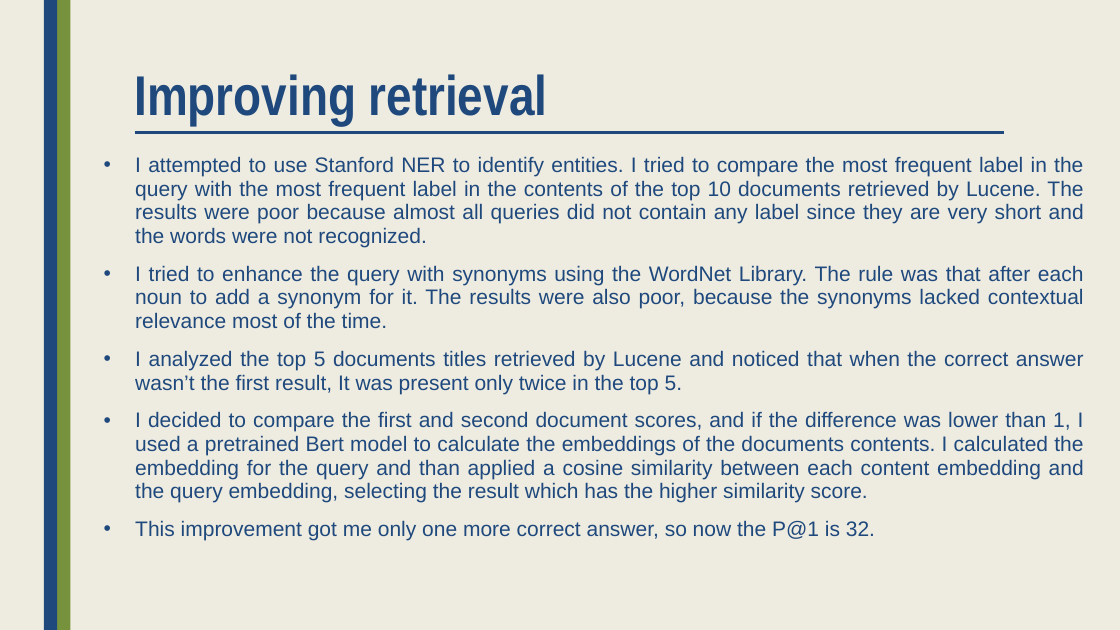
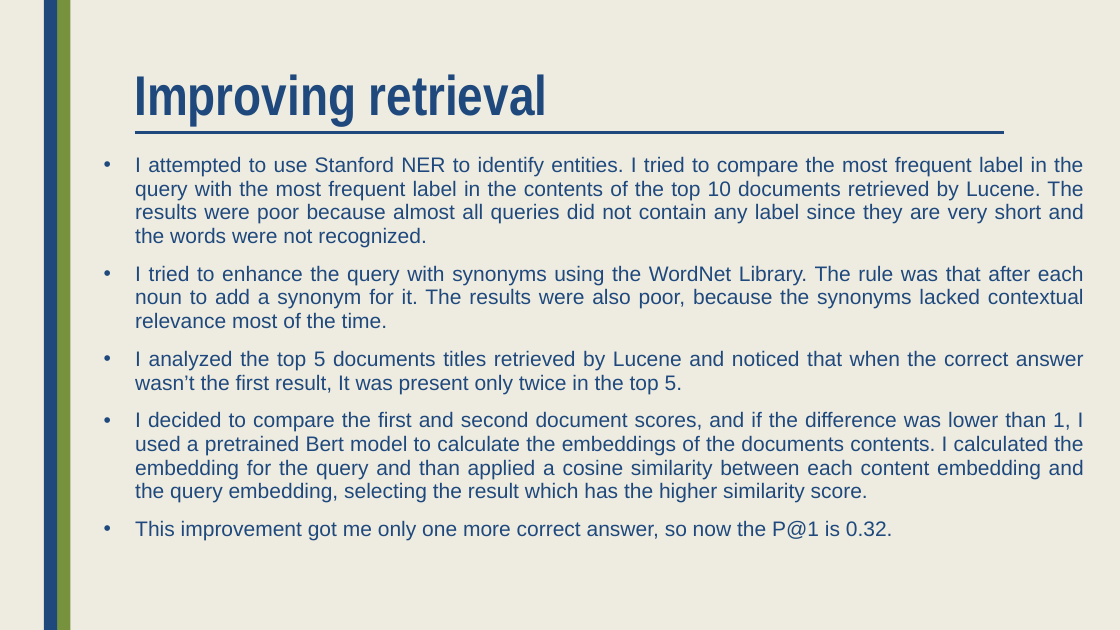
Before and after one commit to andrei1904/DataMiningWatson, a slide deck: slide 6 of Documentation/Watson.pptx. Drawn at 1120x630 pixels with LibreOffice and Linux fonts; fonts in the diff are those of the drawing. Boxes give left, top, right and bottom in pixels: in the first picture for what was removed or moved away, otherwise in the second. Text is boxed around its words. In the diff, an @@ line names an element or a change of style, - is before the commit and + after.

```diff
--- a/Documentation/Watson.pptx
+++ b/Documentation/Watson.pptx
@@ text at (135,520,893,540): text changed @@
-• This improvement got me only one more correct answer, so now the P@1 is 32.
+• This improvement got me only one more correct answer, so now the P@1 is 0.32.
```
Also in this commit, not shown: 1 other slide changed, 1 other file.
